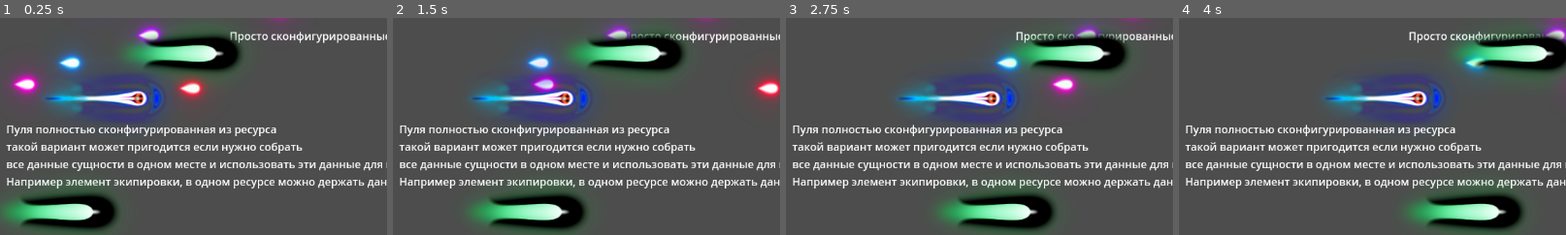
Above: before the commit, frames 1-4 (left to right).
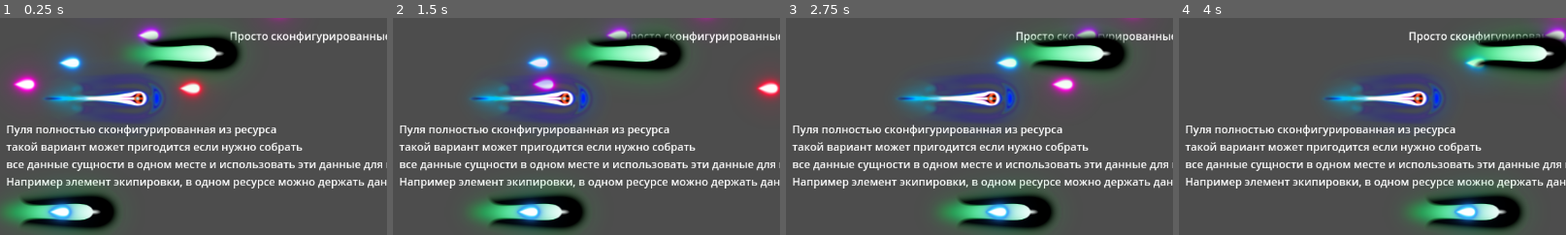
Above: after the commit, the same moments.

Repository: DevAndreyBilchenko/godot-demo-resource-usage
Game: Godot game, scene res://demo/multiple_bullets.tscn
The game is run twice, just before and just after one commit, with the same random seed, the same clock (stepped at 60 frames per second) and the same inputs.
Inputs:
- Up to frame 1 (0.25 s): no input
- Up to frame 2 (1.5 s): no input
- Up to frame 3 (2.75 s): no input
- Up to frame 4 (4 s): no input
The pictures show only the part of the screen within x 3-53%, y 47-97%; the shares and areas given below are measured in that part.

The runs differ from the first frame. In frame 1, 0.9% of the frame differs, in the area x 11-21%, y 82-97%; in frame 2, 0.9%; in frame 3, 0.9%, in the area x 50-60%, y 82-97%; in frame 4, 0.9%.

Commit message:
added example resource with array

Diff:
--- /dev/null
+++ b/bullet_stats.gd
@@ -0,0 +1,12 @@
+class_name BulletStats
+extends Resource
+
+@export var collection: Array[BulletConf] = []
+
+func get_average_speed():
+	var summ = 0
+	for bullet in collection:
+		summ += bullet.speed
+		print("Найдена пуля со скоростью: ", bullet.speed)
+
+	return summ / collection.size()
--- /dev/null
+++ b/data/all_bullets.tres
@@ -0,0 +1,12 @@
+[gd_resource type="Resource" script_class="BulletStats" load_steps=7 format=3 uid="uid://bm7ia33l7k0te"]
+
+[ext_resource type="Resource" uid="uid://d336g1oe6eqg2" path="res://data/bullet_conf_1.tres" id="1_13djs"]
+[ext_resource type="Script" path="res://bullet_stats.gd" id="1_hjee4"]
+[ext_resource type="Resource" uid="uid://bqa84x1fvhrf" path="res://data/bullet_conf_2.tres" id="2_8a3dv"]
+[ext_resource type="Resource" uid="uid://cwj3agca7y4qk" path="res://data/bullet_conf_3.tres" id="3_co6t2"]
+[ext_resource type="Resource" uid="uid://dv2g7w7efrahi" path="res://data/bullet_conf_4.tres" id="4_brw7r"]
+[ext_resource type="Resource" uid="uid://c1csrvt4wqdup" path="res://data/bullet_conf_5.tres" id="5_0qv73"]
+
+[resource]
+script = ExtResource("1_hjee4")
+collection = Array[Resource("res://bullet_conf.gd")]([ExtResource("1_13djs"), ExtResource("2_8a3dv"), ExtResource("3_co6t2"), ExtResource("4_brw7r"), ExtResource("5_0qv73")])
--- /dev/null
+++ b/data/bullet_conf_1.tres
@@ -0,0 +1,9 @@
+[gd_resource type="Resource" script_class="BulletConf" load_steps=3 format=3 uid="uid://d336g1oe6eqg2"]
+
+[ext_resource type="Script" path="res://bullet_conf.gd" id="1_nl3w0"]
+[ext_resource type="Texture2D" uid="uid://b28p6v71ida5w" path="res://spritesheet.sprites/01.tres" id="2_eoi5a"]
+
+[resource]
+script = ExtResource("1_nl3w0")
+texture = ExtResource("2_eoi5a")
+speed = 90
--- /dev/null
+++ b/data/bullet_conf_2.tres
@@ -0,0 +1,9 @@
+[gd_resource type="Resource" script_class="BulletConf" load_steps=3 format=3 uid="uid://bqa84x1fvhrf"]
+
+[ext_resource type="Script" path="res://bullet_conf.gd" id="1_m80pw"]
+[ext_resource type="Texture2D" uid="uid://boncnh5wna6mn" path="res://spritesheet.sprites/02.tres" id="2_xil0q"]
+
+[resource]
+script = ExtResource("1_m80pw")
+texture = ExtResource("2_xil0q")
+speed = 320
--- /dev/null
+++ b/data/bullet_conf_3.tres
@@ -0,0 +1,9 @@
+[gd_resource type="Resource" script_class="BulletConf" load_steps=3 format=3 uid="uid://cwj3agca7y4qk"]
+
+[ext_resource type="Script" path="res://bullet_conf.gd" id="1_legbn"]
+[ext_resource type="Texture2D" uid="uid://bbpec2m2n0vhb" path="res://spritesheet.sprites/03.tres" id="2_sufld"]
+
+[resource]
+script = ExtResource("1_legbn")
+texture = ExtResource("2_sufld")
+speed = 640
--- /dev/null
+++ b/data/bullet_conf_4.tres
@@ -0,0 +1,9 @@
+[gd_resource type="Resource" script_class="BulletConf" load_steps=3 format=3 uid="uid://dv2g7w7efrahi"]
+
+[ext_resource type="Script" path="res://bullet_conf.gd" id="1_7x3x2"]
+[ext_resource type="Texture2D" uid="uid://bptubs8ocogg4" path="res://spritesheet.sprites/04.tres" id="2_mnx31"]
+
+[resource]
+script = ExtResource("1_7x3x2")
+texture = ExtResource("2_mnx31")
+speed = 245
--- /dev/null
+++ b/data/bullet_conf_5.tres
@@ -0,0 +1,9 @@
+[gd_resource type="Resource" script_class="BulletConf" load_steps=3 format=3 uid="uid://c1csrvt4wqdup"]
+
+[ext_resource type="Script" path="res://bullet_conf.gd" id="1_t88wj"]
+[ext_resource type="Texture2D" uid="uid://ulnapbrvwk3i" path="res://spritesheet.sprites/05.tres" id="2_gq7cw"]
+
+[resource]
+script = ExtResource("1_t88wj")
+texture = ExtResource("2_gq7cw")
+speed = 540
--- a/demo/multiple_bullets.tscn
+++ b/demo/multiple_bullets.tscn
@@ -10,6 +10,12 @@
 [ext_resource type="Texture2D" uid="uid://bv8j6rtyipcd6" path="res://spritesheet.sprites/63.tres" id="8_6a13r"]
 [ext_resource type="PackedScene" uid="uid://d2cuubix0ovxu" path="res://scenes/bullet_configured.tscn" id="9_s4wyn"]
 [ext_resource type="PackedScene" uid="uid://cx6w7dj7uk6j0" path="res://scenes/bullet_from_resource.tscn" id="10_tc5bx"]
+[ext_resource type="Script" path="res://bullet_conf.gd" id="11_62t30"]
+
+[sub_resource type="Resource" id="Resource_0yisd"]
+script = ExtResource("11_62t30")
+texture = ExtResource("2_ga8oe")
+speed = 90
 
 [node name="MultipleBullets" type="Node2D"]
 
@@ -99,3 +105,7 @@
 
 [node name="Bullet13" parent="." instance=ExtResource("10_tc5bx")]
 position = Vector2(100, 592)
+
+[node name="Bullet14" parent="." instance=ExtResource("10_tc5bx")]
+position = Vector2(100, 592)
+configuraton = SubResource("Resource_0yisd")
--- /dev/null
+++ b/demo/resource_with_array.tscn
@@ -0,0 +1,16 @@
+[gd_scene load_steps=3 format=3 uid="uid://cnjp6ow3iu0nd"]
+
+[ext_resource type="Resource" uid="uid://bm7ia33l7k0te" path="res://data/all_bullets.tres" id="1_v3nea"]
+
+[sub_resource type="GDScript" id="GDScript_m51hh"]
+script/source = "extends Node2D
+
+@export var bullet_stats: BulletStats
+
+func _ready():
+	print(\"Средняя скорость: \", bullet_stats.get_average_speed())
+"
+
+[node name="ResourceWithArray" type="Node2D"]
+script = SubResource("GDScript_m51hh")
+bullet_stats = ExtResource("1_v3nea")
Not shown: 1 places in demo/multiple_bullets.tscn that only renumber resources
